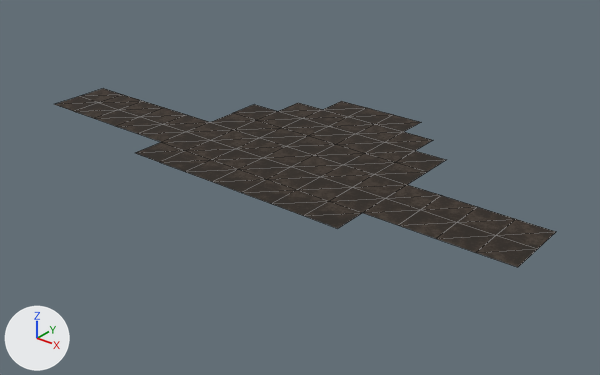
Renders of the glTF model Assets/3D/CaveCamp/floor_1_-4.glb from each side of a commit.
Rendered twice from a camera (50 mm lens) standing at (149.5, 139.1, 36.9) and looking at (95.7, 206.3, -4.8). Every picture has the same lights, and +X, +Y and +Z are marked at lower left. The picture after the commit comes second. Mesh edges are drawn as thin lines. Vertices at exactly the same position are counted once.

The first picture shows 'floor_1_-4'.
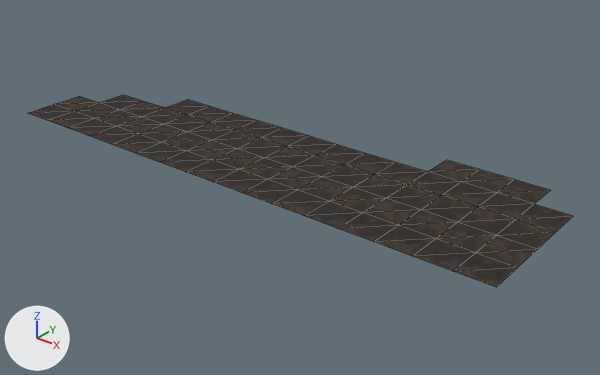
The newer file is also turned or shifted as a whole; pictures and numbers use the older file's frame.

Scene script edits in JSON lines:
```json
{"block": "me_floor_1__4", "where": "# used by ob_floor_1__4; location = (0.0, 0.0, 0.0)"}
{"op": "remove", "block": "me_floor_1__4", "code": "me_floor_1__4.from_pydata(...)  # 85 vertices, 122 faces; spans x 62.0..126.0, y 194.0..222.0, z 0.0"}
{"op": "add", "block": "me_floor_1__4", "code": "me_floor_1__4.from_pydata(...)  # 85 vertices, 126 faces; spans x 62.0..126.0, y 194.0..214.0, z 0.0"}
{"block": "me_floor_1__4", "change": "me_floor_1__4 part 1"}
{"block": "me_floor_1__4", "change": "1 vertex is removed from x 62.0, y 206.0, z 0.0"}
{"block": "me_floor_1__4", "change": "2 faces are deleted"}
{"block": "me_floor_1__4", "change": "9 new vertices lie (0.0, -4.0, 0.0) away from vertices in x 62.0..126.0, y 198.0, z 0.0"}
{"block": "me_floor_1__4", "change": "18 new faces join them"}
{"block": "me_floor_1__4", "change": "me_floor_1__4 part 2"}
{"block": "me_floor_1__4", "change": "17 vertices are removed from x 82.0..106.0, y 214.0..222.0, z 0.0"}
{"block": "me_floor_1__4", "change": "30 faces are deleted"}
{"block": "me_floor_1__4", "change": "3 vertices are added at (118.0, 214.0, 0.0), (122.0, 214.0, 0.0), (114.0, 214.0, 0.0)"}
{"block": "me_floor_1__4", "change": "6 new vertices lie (0.0, 4.0, 0.0) away from vertices in x 74.0..126.0, y 206.0, z 0.0"}
{"block": "me_floor_1__4", "change": "18 new faces join them"}
{"block": "me_floor_1__4", "change": "me_floor_1__4 part 3: 90 kept faces spanning x 62.0..126.0, y 194.0..210.0, z 0.0 get new texture (UV) coordinates"}
```

What differs and where, as boxes (x1, y1, x2, y2) in the pictures (600 x 375 px):
```json
{"object": "floor_1_-4", "change": "reshaped", "before": [54, 88, 556, 267], "after": [28, 95, 573, 287], "on screen": "9% wider, 7% taller"}
{"part": 1, "of": "me_floor_1__4", "change": "built on", "before": [80, 88, 123, 103], "after": [28, 105, 518, 287]}
{"part": 2, "of": "me_floor_1__4", "change": "reshaped", "before": [234, 101, 445, 172], "after": [166, 99, 573, 232]}
{"part": 3, "of": "me_floor_1__4", "change": "surface changed", "before": [54, 95, 556, 267], "after": [54, 95, 556, 267]}
```
